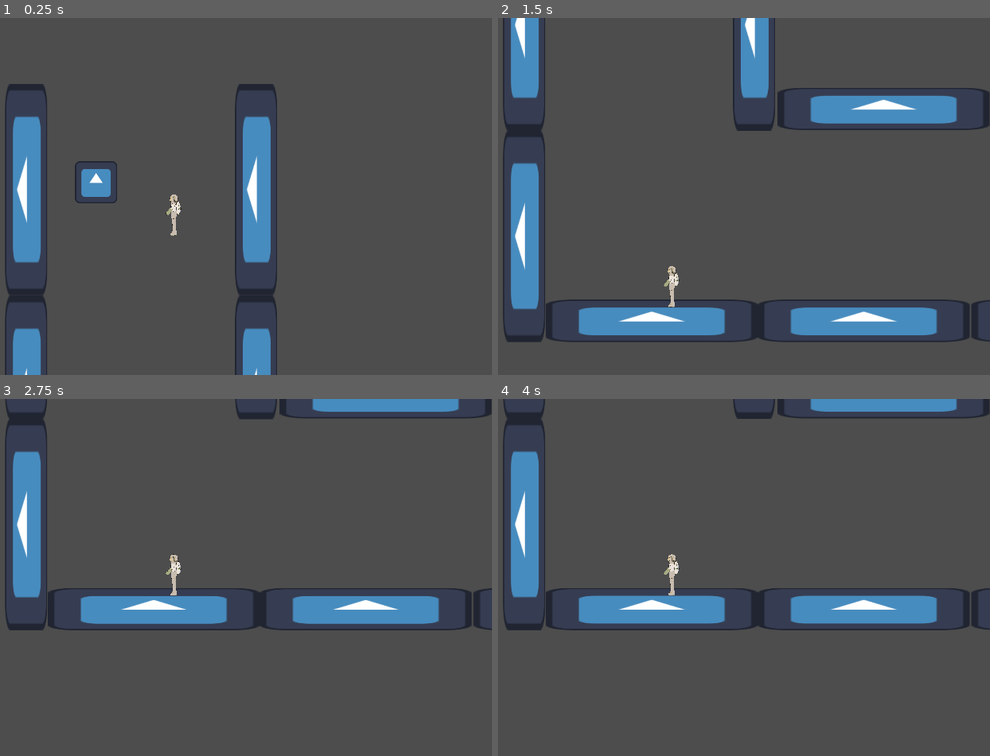
Above: before the commit, frames 1-4 (two rows, left to right).
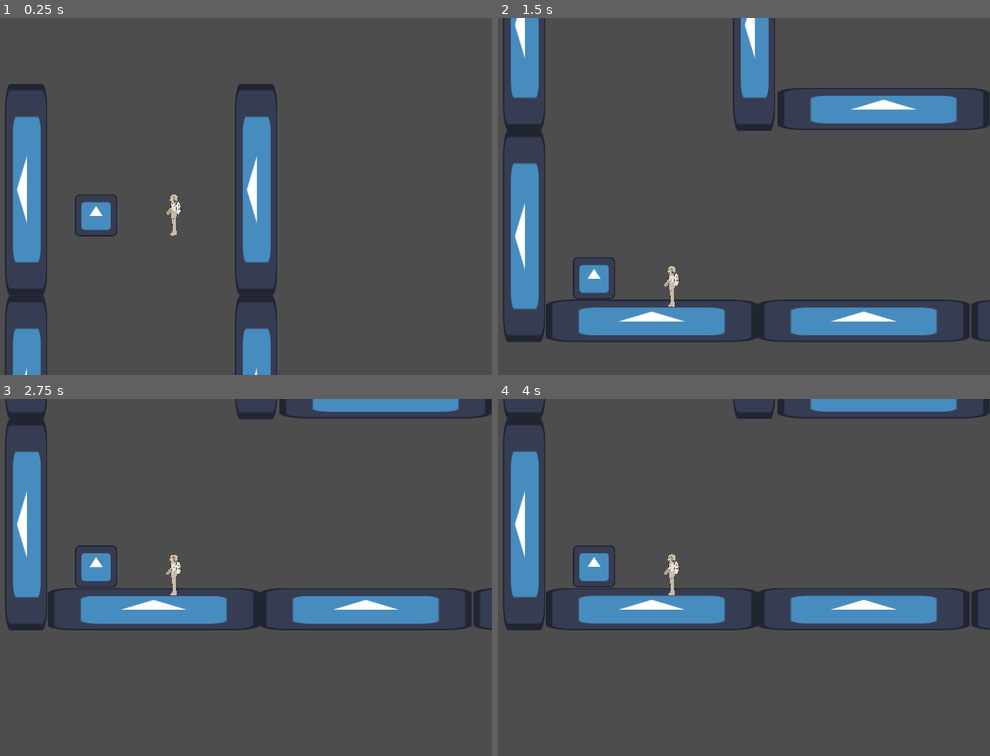
Above: after the commit, the same moments.

Repository: SPsEGS/GameJamLeMeilleurJeu
Game: Godot game, scene res://Scenes/Levels/TestScene.tscn
The game is run twice, just before and just after one commit, with the same random seed, the same clock (stepped at 60 frames per second) and the same inputs. The engine's default icon, where the game draws it, is replaced by a stand-in: a white triangle on a blue panel in a dark square.
Inputs:
- Up to frame 1 (0.25 s): no input
- Up to frame 2 (1.5 s): tap Keypad 0 (p1_interact) at 0.6, 1.35 s
- Up to frame 3 (2.75 s): tap Keypad 0 (p1_interact) at 2.1 s
- Up to frame 4 (4 s): tap Keypad 0 (p1_interact) at 2.85, 3.6 s; tap Enter at 3.5 s

The runs differ from the first frame. In frame 1, 1.1% of the frame differs, in the area x 15-24%, y 40-62%; in frame 2, 0.6%; in frame 3, 0.6%; in frame 4, 0.6%.
Error before the commit: Parse Error: Expected indented block after function declaration. (res://Scripts/Alien.gd:49)

Commit message:
Added split screens

Diff:
--- a/Scenes/Alien.tscn
+++ b/Scenes/Alien.tscn
@@ -7,6 +7,9 @@
 script = ExtResource("2_nrh6b")
 grapple_max_distance = 10000
 
+[node name="Camera2D" parent="." index="2"]
+enabled = true
+
 [node name="GrappleRaycast" type="RayCast2D" parent="." index="3"]
 target_position = Vector2(0, 0)
 
--- /dev/null
+++ b/Scenes/GameView.tscn
@@ -0,0 +1,41 @@
+[gd_scene load_steps=3 format=3 uid="uid://c3qpigyn5erdo"]
+
+[ext_resource type="Script" path="res://Scripts/GameView.gd" id="1_p222q"]
+[ext_resource type="PackedScene" uid="uid://dlbw67oxmpdvx" path="res://Scenes/Levels/TestScene.tscn" id="2_hi4n6"]
+
+[node name="GameView" type="Node"]
+script = ExtResource("1_p222q")
+
+[node name="HBoxContainer" type="HBoxContainer" parent="."]
+anchors_preset = 15
+anchor_right = 1.0
+anchor_bottom = 1.0
+grow_horizontal = 2
+grow_vertical = 2
+
+[node name="SubViewportContainer" type="SubViewportContainer" parent="HBoxContainer"]
+layout_mode = 2
+size_flags_horizontal = 3
+stretch = true
+
+[node name="SubViewport" type="SubViewport" parent="HBoxContainer/SubViewportContainer"]
+handle_input_locally = false
+size = Vector2i(958, 1080)
+render_target_update_mode = 4
+
+[node name="Node2D" parent="HBoxContainer/SubViewportContainer/SubViewport" instance=ExtResource("2_hi4n6")]
+
+[node name="Camera2D2" type="Camera2D" parent="HBoxContainer/SubViewportContainer/SubViewport"]
+position_smoothing_enabled = true
+
+[node name="SubViewportContainer2" type="SubViewportContainer" parent="HBoxContainer"]
+layout_mode = 2
+size_flags_horizontal = 3
+stretch = true
+
+[node name="SubViewport" type="SubViewport" parent="HBoxContainer/SubViewportContainer2"]
+handle_input_locally = false
+size = Vector2i(958, 1080)
+render_target_update_mode = 4
+
+[node name="Camera2D2" type="Camera2D" parent="HBoxContainer/SubViewportContainer2/SubViewport"]
--- a/Scenes/Human.tscn
+++ b/Scenes/Human.tscn
@@ -84,6 +84,9 @@
 position = Vector2(0, -1.5)
 scale = Vector2(1, 0.5)
 
+[node name="Camera2D" parent="." index="2"]
+enabled = true
+
 [node name="AnimationPlayer" type="AnimationPlayer" parent="." index="3"]
 root_node = NodePath("../Sprite2D")
 libraries = {
--- a/Scenes/Levels/TestScene.tscn
+++ b/Scenes/Levels/TestScene.tscn
@@ -85,4 +85,3 @@
 
 [node name="Alien" parent="." instance=ExtResource("5_yromd")]
 position = Vector2(282, 296)
-grapple_max_distance = 10000
--- a/Scenes/Player.tscn
+++ b/Scenes/Player.tscn
@@ -16,4 +16,5 @@
 shape = SubResource("RectangleShape2D_m10ex")
 
 [node name="Camera2D" type="Camera2D" parent="."]
+enabled = false
 position_smoothing_enabled = true
--- a/Scripts/Alien.gd
+++ b/Scripts/Alien.gd
@@ -47,6 +47,7 @@
 	grapple_is_attached = false
 
 func grapple_move():
+	pass
 
 func _process(delta):
 	super(delta)
--- /dev/null
+++ b/Scripts/GameView.gd
@@ -0,0 +1,26 @@
+extends Node
+
+class_name GameView
+
+@onready var players := {
+	"1": {
+		viewport = $HBoxContainer/SubViewportContainer/SubViewport,
+		camera = $HBoxContainer/SubViewportContainer/SubViewport/Camera2D2,
+		player = $HBoxContainer/SubViewportContainer/SubViewport/Node2D/Human
+	},
+	"2": {
+		viewport = $HBoxContainer/SubViewportContainer2/SubViewport,
+		camera = $HBoxContainer/SubViewportContainer2/SubViewport/Camera2D2,
+		player = $HBoxContainer/SubViewportContainer/SubViewport/Node2D/Alien
+	}
+}
+
+
+func _ready() -> void:
+	players["2"].viewport.world_2d = players["1"].viewport.world_2d
+
+	for node in players.values():
+		var remote_transform := RemoteTransform2D.new()
+		remote_transform.remote_path = node.camera.get_path()
+		print(remote_transform, "test2")
+		node.player.add_child(remote_transform)
Binary file added: Assets/Backgrounds/1er plan.png
Not shown, added: Assets/Backgrounds/1er plan.png.import
Binary file added: Assets/Backgrounds/2eme plan .png
Not shown, added: Assets/Backgrounds/2eme plan .png.import
Binary file added: Assets/Backgrounds/3eme plan .png
Not shown, added: Assets/Backgrounds/3eme plan .png.import
Binary file added: Assets/Backgrounds/4eme plan.png
Not shown, added: Assets/Backgrounds/4eme plan.png.import
Binary file added: Assets/Backgrounds/5eme plan .png
Not shown, added: Assets/Backgrounds/5eme plan .png.import
